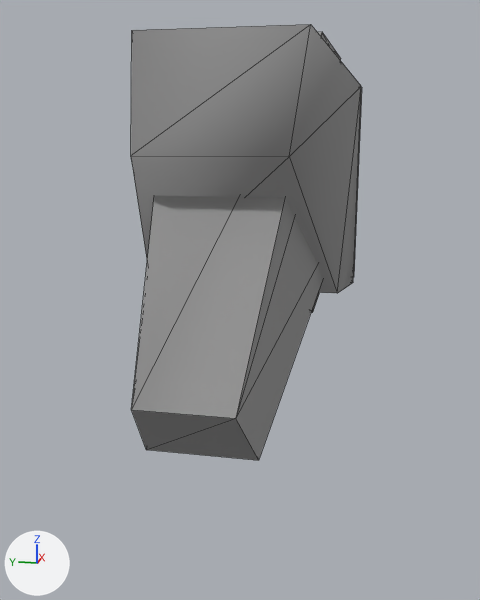
An edit to the OBJ model Assets/Art/Nova1492/GXConverted/Models/UnitParts/Accessories/datan_common_AcpUnique07_5f1c7f13.obj, drawn before and after from the same camera.
Before and after are seen from a 50 mm lens placed at (-1.395, -0.25, 0.584), pointed at (-0.009, 0.028, 0.237). Lighting does not change. The marker at lower left points along +X, +Y and +Z. The first picture is the older version. Mesh edges are drawn as thin lines. Where no turn or scale is listed for an object, it has been applied to the vertices.

In view in the first picture: 'datan_common_AcpUnique07_5f1c7f13'.
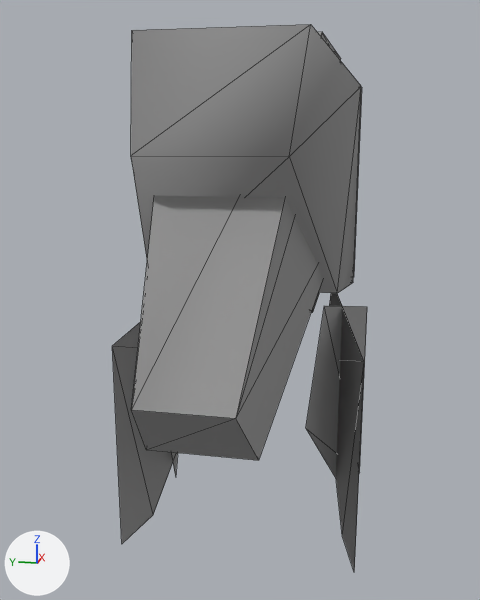
The change, as a diff of the scene's bpy script:
```diff
--- a/Assets/Art/Nova1492/GXConverted/Models/UnitParts/Accessories/datan_common_AcpUnique07_5f1c7f13.obj.py
+++ b/Assets/Art/Nova1492/GXConverted/Models/UnitParts/Accessories/datan_common_AcpUnique07_5f1c7f13.obj.py
@@ me_datan_common_acpunique07_5f1c7f13_mesh04 @@
+me_datan_common_acpunique07_5f1c7f13_mesh04.from_pydata(...)  # 5 vertices, 3 faces; spans x -0.21..0.21, y -0.245..-0.141, z -0.262..0.262
+me_datan_common_acpunique07_5f1c7f13_mesh04.materials.append(mat_datan_common_acpunique07_5f1c7f13)  # picture img_datan_common_acpunique07_5f1c7f13_tga
@@ me_datan_common_acpunique07_5f1c7f13_mesh03 @@
+me_datan_common_acpunique07_5f1c7f13_mesh03.from_pydata(...)  # 5 vertices, 3 faces; spans x -0.21..0.21, y -0.245..-0.141, z -0.262..0.262
+me_datan_common_acpunique07_5f1c7f13_mesh03.materials.append(mat_datan_common_acpunique07_5f1c7f13)  # picture img_datan_common_acpunique07_5f1c7f13_tga
@@ me_datan_common_acpunique07_5f1c7f13_mesh02 @@
+me_datan_common_acpunique07_5f1c7f13_mesh02.from_pydata(...)  # 5 vertices, 3 faces; spans x -0.21..0.21, y 0.141..0.245, z -0.262..0.262
+me_datan_common_acpunique07_5f1c7f13_mesh02.materials.append(mat_datan_common_acpunique07_5f1c7f13)  # picture img_datan_common_acpunique07_5f1c7f13_tga
@@ me_datan_common_acpunique07_5f1c7f13_mesh01 @@
+me_datan_common_acpunique07_5f1c7f13_mesh01.from_pydata(...)  # 5 vertices, 3 faces; spans x -0.21..0.21, y 0.141..0.245, z -0.262..0.262
+me_datan_common_acpunique07_5f1c7f13_mesh01.materials.append(mat_datan_common_acpunique07_5f1c7f13)  # picture img_datan_common_acpunique07_5f1c7f13_tga
@@ ob_datan_common_acpunique07_5f1c7f13_mesh04 @@
+ob_datan_common_acpunique07_5f1c7f13_mesh04 = bpy.data.objects.new('datan_common_AcpUnique07_5f1c7f13_mesh04', me_datan_common_acpunique07_5f1c7f13_mesh04)
+ob_datan_common_acpunique07_5f1c7f13_mesh04.location = (0.0, 0.0, 0.0)
@@ ob_datan_common_acpunique07_5f1c7f13_mesh03 @@
+ob_datan_common_acpunique07_5f1c7f13_mesh03 = bpy.data.objects.new('datan_common_AcpUnique07_5f1c7f13_mesh03', me_datan_common_acpunique07_5f1c7f13_mesh03)
+ob_datan_common_acpunique07_5f1c7f13_mesh03.location = (0.0, 0.0, 0.0)
@@ ob_datan_common_acpunique07_5f1c7f13_mesh02 @@
+ob_datan_common_acpunique07_5f1c7f13_mesh02 = bpy.data.objects.new('datan_common_AcpUnique07_5f1c7f13_mesh02', me_datan_common_acpunique07_5f1c7f13_mesh02)
+ob_datan_common_acpunique07_5f1c7f13_mesh02.location = (0.0, 0.0, 0.0)
@@ ob_datan_common_acpunique07_5f1c7f13_mesh01 @@
+ob_datan_common_acpunique07_5f1c7f13_mesh01 = bpy.data.objects.new('datan_common_AcpUnique07_5f1c7f13_mesh01', me_datan_common_acpunique07_5f1c7f13_mesh01)
+ob_datan_common_acpunique07_5f1c7f13_mesh01.location = (0.0, 0.0, 0.0)
```

Location of each change, (x1, y1, x2, y2) in pixels of the pictures (480 x 600 px):
'datan_common_AcpUnique07_5f1c7f13_mesh02', added
    after: (112, 322, 176, 543)
'datan_common_AcpUnique07_5f1c7f13_mesh03', added
    after: (329, 293, 364, 572)
'datan_common_AcpUnique07_5f1c7f13_mesh04', added
    after: (306, 306, 367, 478)
'datan_common_AcpUnique07_5f1c7f13_mesh01', added
    after: (171, 452, 178, 477)
